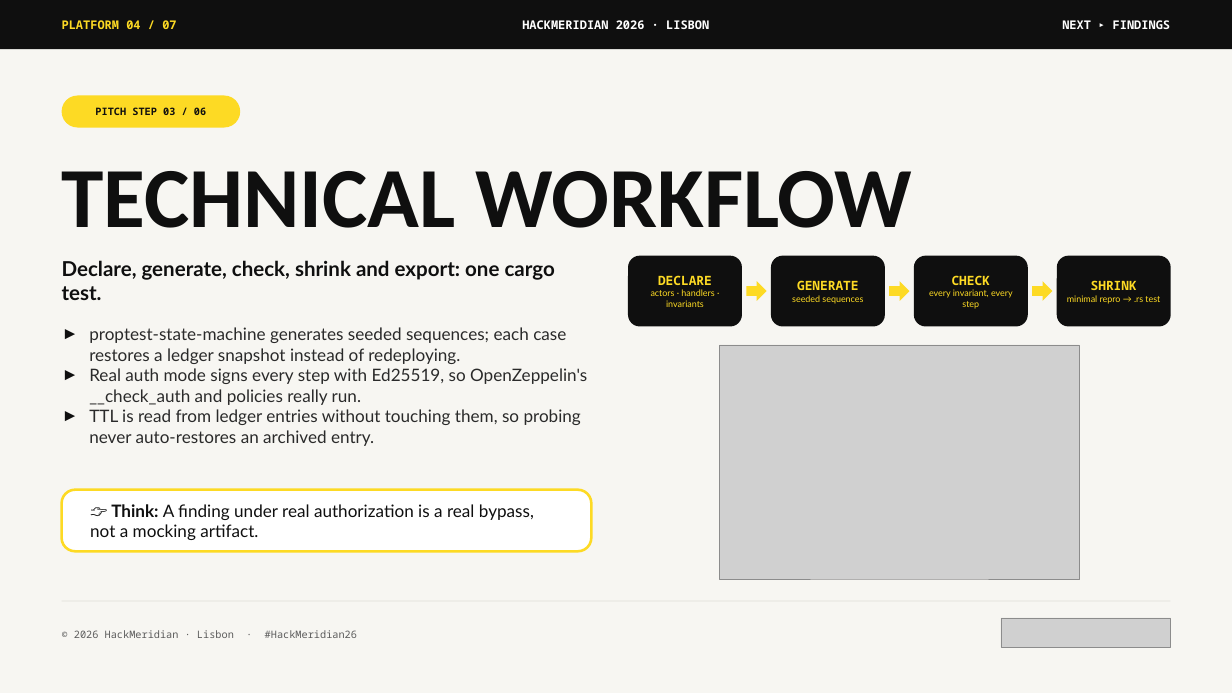
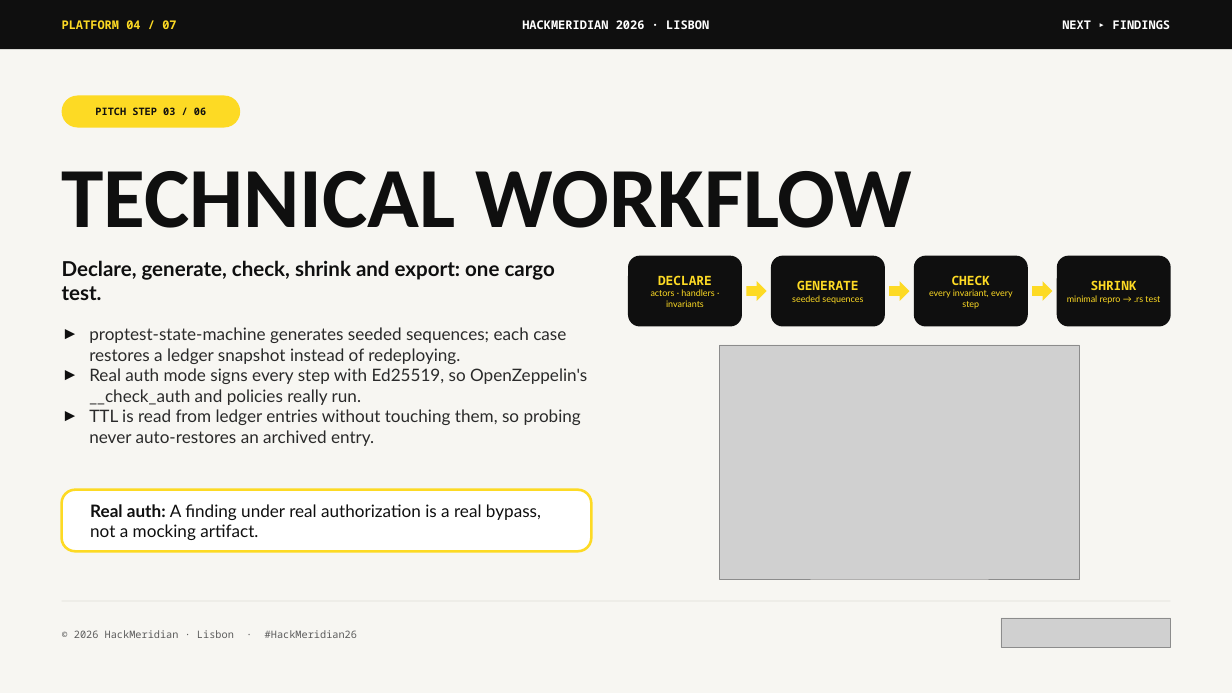
Before and after one commit to Belvast-Innovation/Breakwater, a slide deck: slide 4 of docs/deck/breakwater-pitch.pptx. Drawn at 1232x693 pixels with LibreOffice and Linux fonts; fonts in the diff are those of the drawing; grey boxes stand for pictures. Boxes give left, top, right and bottom in pixels: in the first picture for what was removed or moved away, otherwise in the second. Text is boxed around its words. In the diff, an @@ line names an element or a change of style, - is before the commit and + after.

```diff
--- a/docs/deck/breakwater-pitch.pptx
+++ b/docs/deck/breakwater-pitch.pptx
@@ text in rounded rectangle at (x1=90, y1=504, x2=541, y2=540): text changed @@
-👉 Think: A finding under real authorization is a real bypass, not a mocking artifact.
+Real auth: A finding under real authorization is a real bypass, not a mocking artifact.
```
Also in this commit, not shown: 6 other slides changed, 5 other files.
